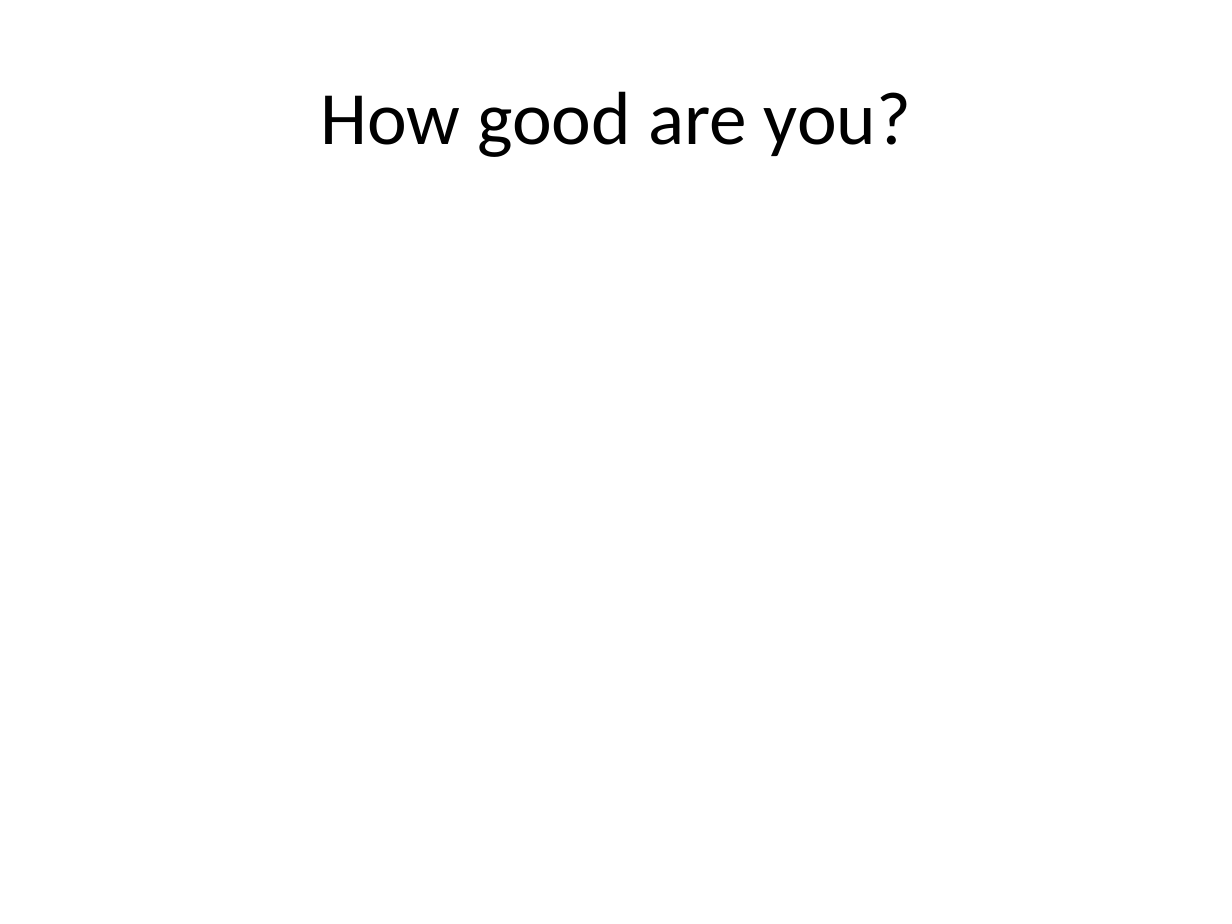
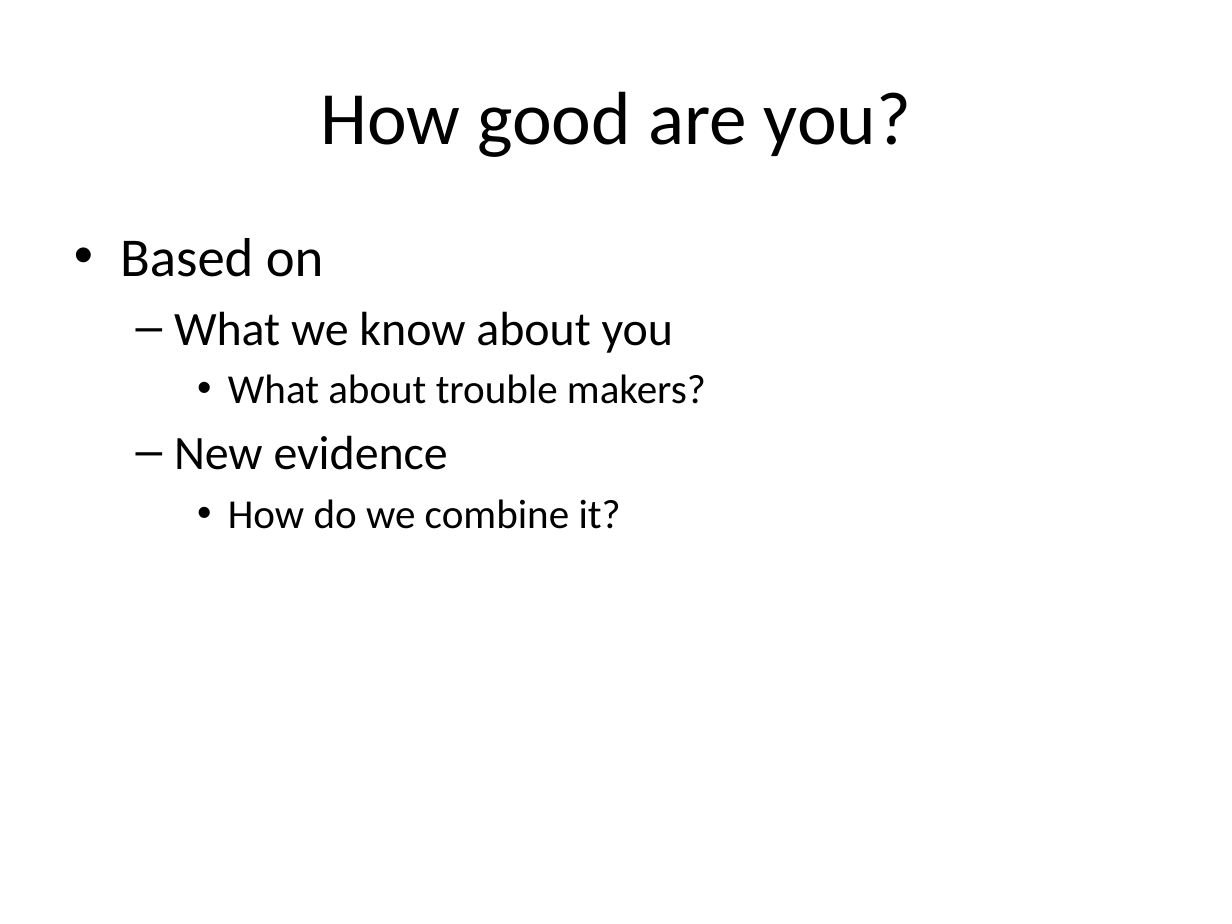
Before and after one commit to giovannic/crowdtrust, a slide deck: slide 10 of presentation/CrowdTrust .pptx. Drawn at 1232x924 pixels with LibreOffice and Linux fonts; fonts in the diff are those of the drawing; background and template pictures are left out. Boxes give left, top, right and bottom in pixels: in the first picture for what was removed or moved away, otherwise in the second. Text is boxed around its words. In the diff, an @@ line names an element or a change of style, - is before the commit and + after.

```diff
--- a/presentation/CrowdTrust .pptx
+++ b/presentation/CrowdTrust .pptx
@@ text added at (x1=120, y1=238, x2=706, y2=529), 24 pt, text #000000 @@
+• Based on
+  – What we know about you
+    • What about trouble makers?
+  – New evidence
+    • How do we combine it?
```
Also in this commit, not shown: 3 other slides changed, 1 other file.
